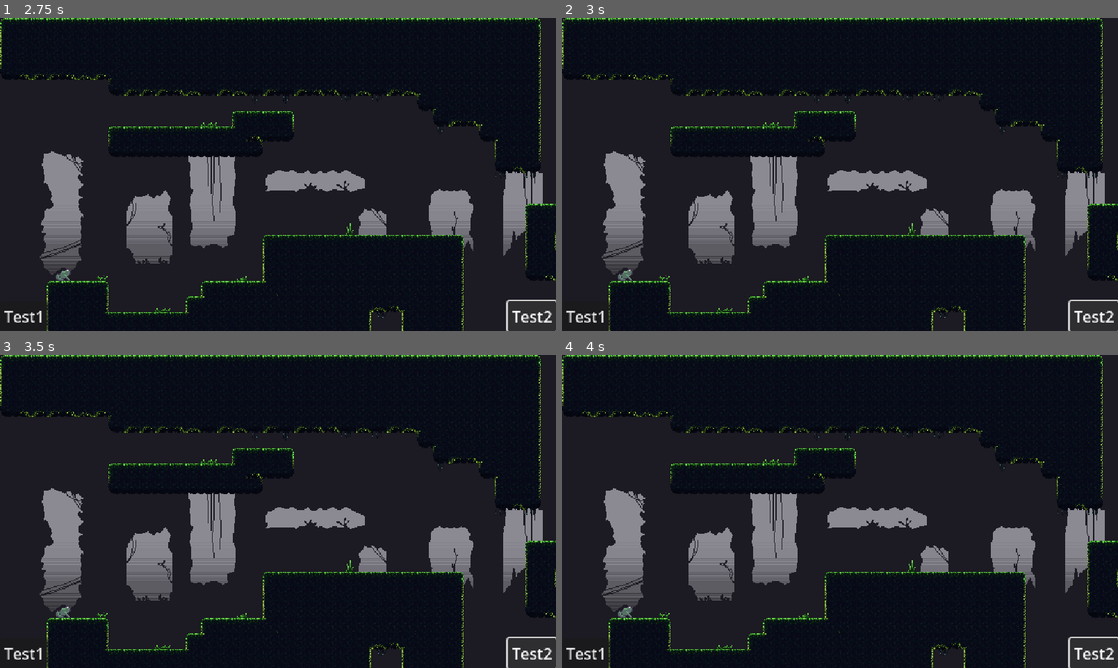
Above: before the commit, frames 1-4 (two rows, left to right).
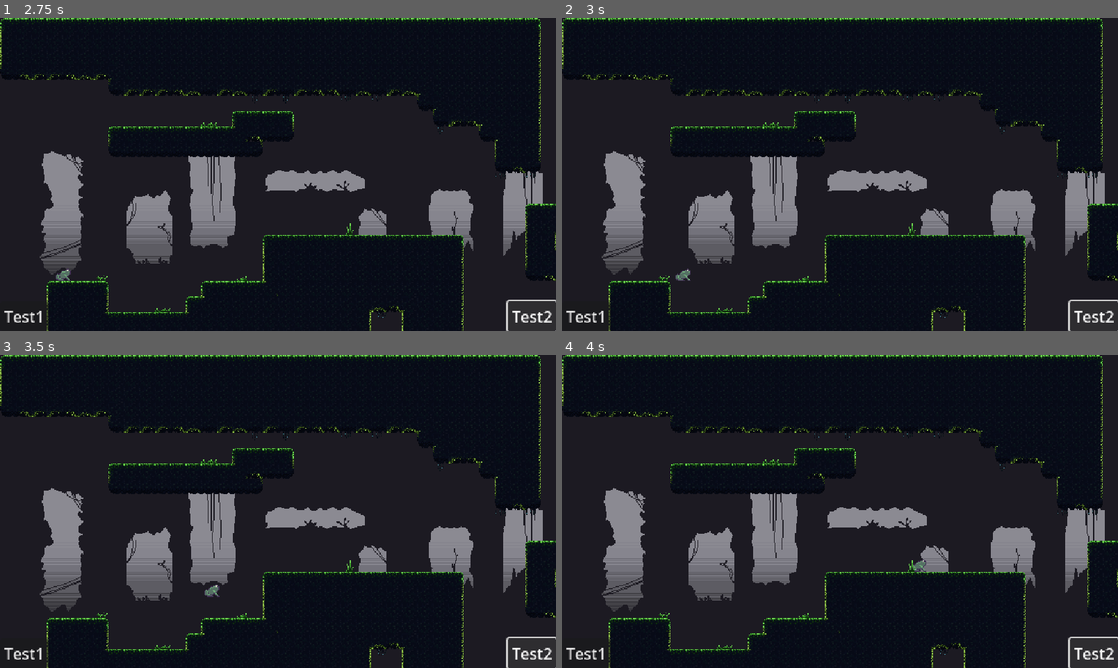
Above: after the commit, the same moments.

Repository: Dreiforce/DissGame
Game: Godot game, scene res://MainMenu.tscn
The game is run twice, just before and just after one commit, with the same random seed, the same clock (stepped at 60 frames per second) and the same inputs.
Inputs:
- Up to frame 1 (2.75 s): click "New Game" at 0.5 s; click "Test1" at 1.25 s; click "Test2" at 2 s
- Up to frame 2 (3 s): tap Enter (ui_accept) at 2.75, 2.85 s; hold D (move_right) from 2.78 s (still down)
- Up to frame 3 (3.5 s): keep holding D (move_right); tap W (jump) at 3.02, 3.05, 3.32 s
- Up to frame 4 (4 s): keep holding D (move_right); tap W (jump) at 3.6, 3.77 s; tap Enter (ui_accept) at 3.8 s

Frame 1 is identical in both runs. In frame 2, 0.1% of the frame differs, in the area x 10-24%, y 80-84%; in frame 3, 0.1%, in the area x 10-40%, y 73-84%; in frame 4, 0.1%.

Commit message:
add character movement

Diff:
--- a/scenes/GameScene.gd
+++ b/scenes/GameScene.gd
@@ -16,5 +16,6 @@
 	if Input.is_action_just_pressed("ui_cancel"):
 		pauseMenu.togglePause()
 
+
 func exit_game():
 	get_tree().change_scene_to_file("res://MainMenu.tscn")
--- a/scenes/GameScene.tscn
+++ b/scenes/GameScene.tscn
@@ -7,6 +7,7 @@
 [ext_resource type="Texture2D" uid="uid://dojiq8cedav6t" path="res://resources/backgroundShapes.png" id="4_3s5he"]
 [ext_resource type="Texture2D" uid="uid://5re8hcdumykd" path="res://resources/backgroundColor.png" id="5_8su57"]
 [ext_resource type="PackedScene" uid="uid://dbm5gt4xaqfs6" path="res://scenes/Level1.tscn" id="5_h034i"]
+[ext_resource type="Script" path="res://scenes/character.gd" id="5_xgtwy"]
 
 [node name="Base" type="Node2D"]
 process_mode = 3
@@ -51,5 +52,6 @@
 
 [node name="CharacterBody2D" parent="MainNode" instance=ExtResource("4_2q4r0")]
 position = Vector2(65, 264)
+script = ExtResource("5_xgtwy")
 
 [node name="Node2D" parent="MainNode" instance=ExtResource("5_h034i")]
--- a/scenes/character.gd
+++ b/scenes/character.gd
@@ -1,4 +1,5 @@
 extends CharacterBody2D
+
 
 const SPEED = 300.0
 const JUMP_VELOCITY = -400.0
@@ -6,14 +7,13 @@
 # Get the gravity from the project settings to be synced with RigidBody nodes.
 var gravity = ProjectSettings.get_setting("physics/2d/default_gravity")
 
-
-func _physics_process(delta):
+func _physics_process(_delta):
 	# Add the gravity.
 	if not is_on_floor():
-		velocity.y += gravity * delta
+		velocity.y += gravity * _delta
 
 	# Handle Jump.
-	if Input.is_action_just_pressed("ui_accept") and is_on_floor():
+	if Input.is_action_just_pressed("jump") and is_on_floor():
 		velocity.y = JUMP_VELOCITY
 
 	# Get the input direction and handle the movement/deceleration.
@@ -23,8 +23,5 @@
 		velocity.x = direction * SPEED
 	else:
 		velocity.x = move_toward(velocity.x, 0, SPEED)
-# jump will happen on the next frame
-	if Input.is_action_just_pressed("jump"):
-		if is_on_floor():
-			velocity.y = JUMP_VELOCITY # negative Y is up in Godot
+
 	move_and_slide()
